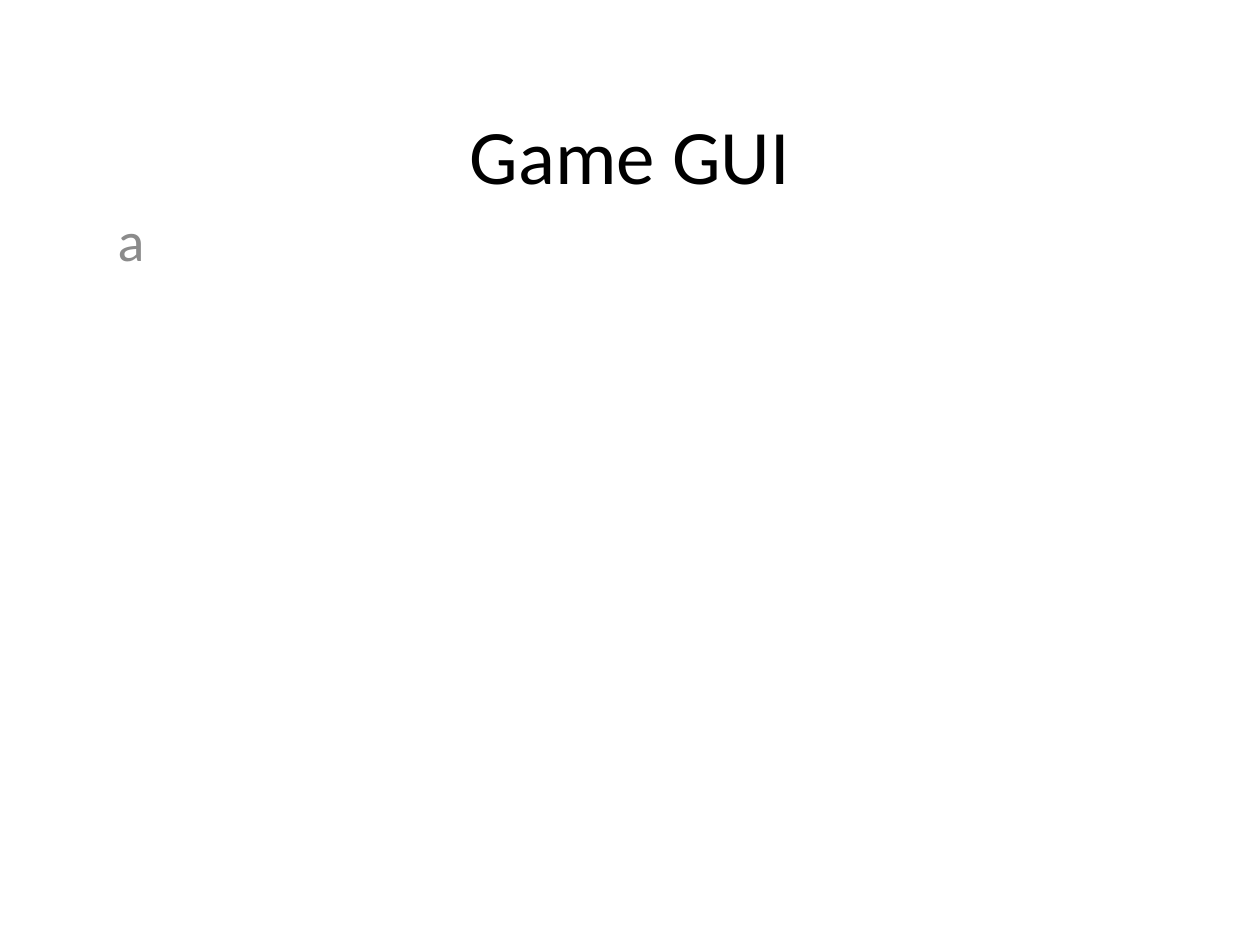
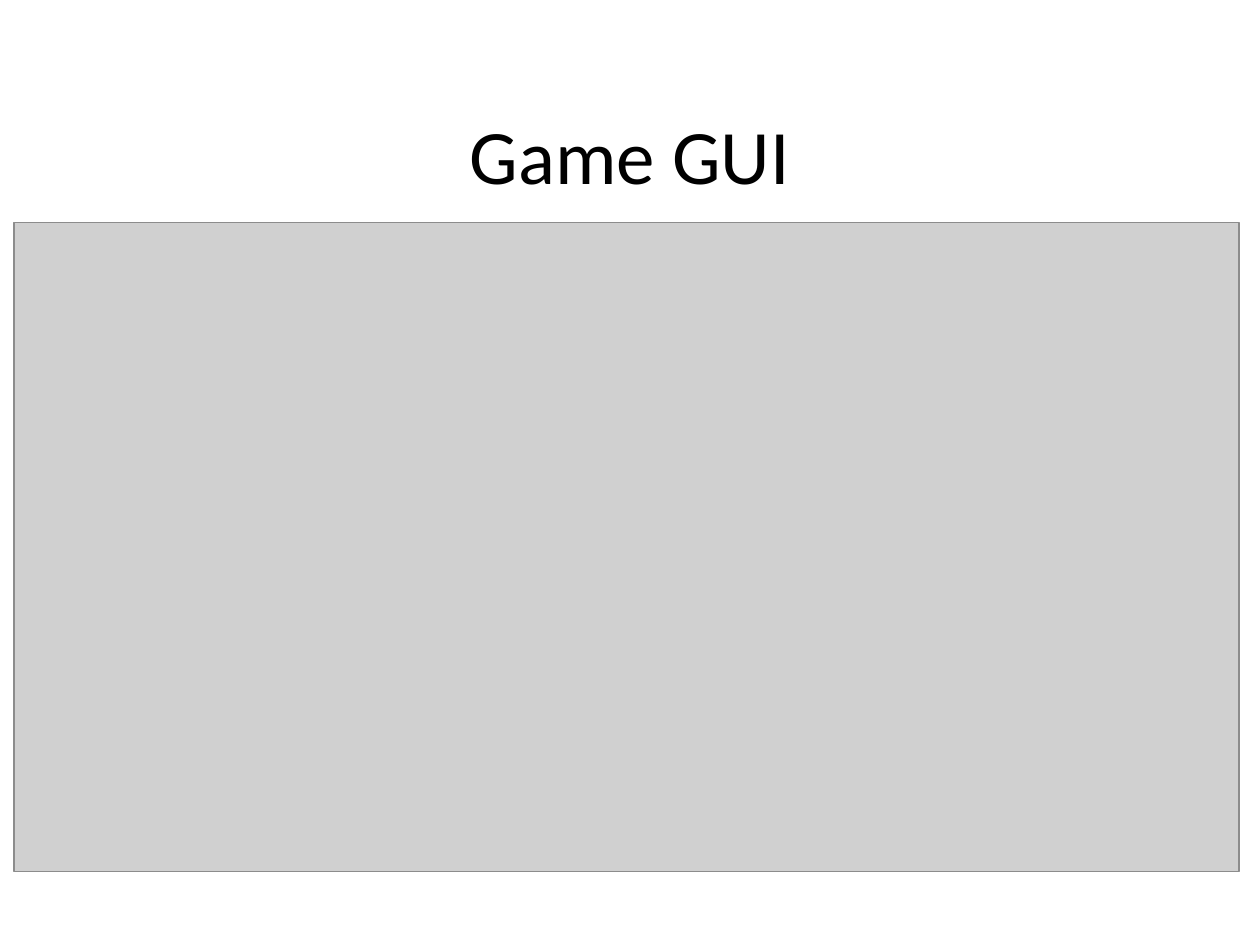
Before and after one commit to yangjiao2/271AIgame, a slide deck: slide 4 of Presentation.pptx. Drawn at 1260x945 pixels with LibreOffice and Linux fonts; fonts in the diff are those of the drawing; grey boxes stand for pictures. Boxes give left, top, right and bottom in pixels: in the first picture for what was removed or moved away, otherwise in the second. Text is boxed around its words. In the diff, an @@ line names an element or a change of style, - is before the commit and + after.

```diff
--- a/Presentation.pptx
+++ b/Presentation.pptx
@@ picture added at bbox=[14, 222, 1239, 871] @@
@@ subtitle removed at bbox=[118, 234, 145, 262] @@
-a
```
Also in this commit, not shown: 2 other slides changed, 4 other files.
